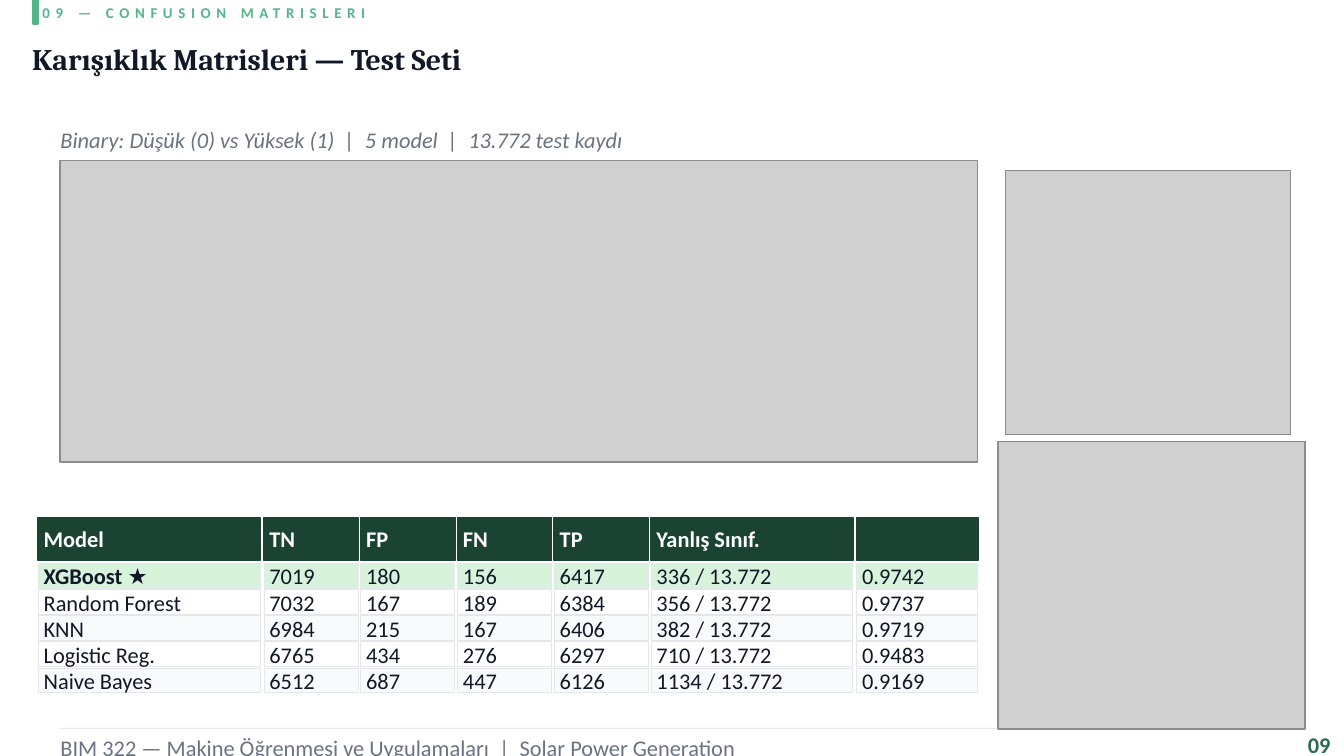
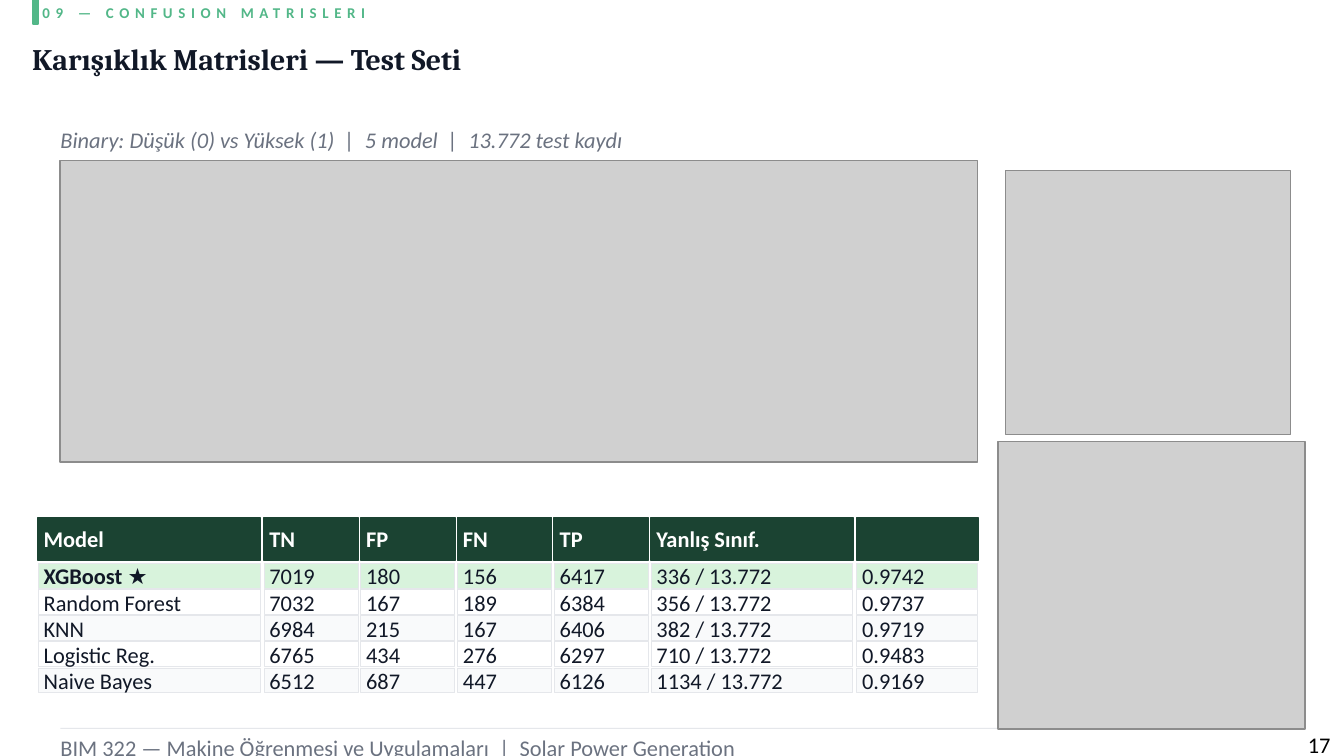
Before and after one commit to busraddmr/BIM322-Solar-Power-Prediction, a slide deck: slide 17 of sunum/BusraDemir_NazeninTatar_BIM322_Sunum.pptx (slide 13 before the commit). Drawn at 1344x756 pixels with LibreOffice and Linux fonts; fonts in the diff are those of the drawing; grey boxes stand for pictures. Boxes give left, top, right and bottom in pixels: in the first picture for what was removed or moved away, otherwise in the second. Text is boxed around its words. In the diff, an @@ line names an element or a change of style, - is before the commit and + after.

```diff
--- a/sunum/BusraDemir_NazeninTatar_BIM322_Sunum.pptx
+++ b/sunum/BusraDemir_NazeninTatar_BIM322_Sunum.pptx
@@ text at [1308, 738, 1331, 753]: text changed; text colour #2D6A4F to #000000; bold off @@
-09
+17
```
Also in this commit, not shown: 17 other slides changed, 5 slides added, 1 slide removed.
